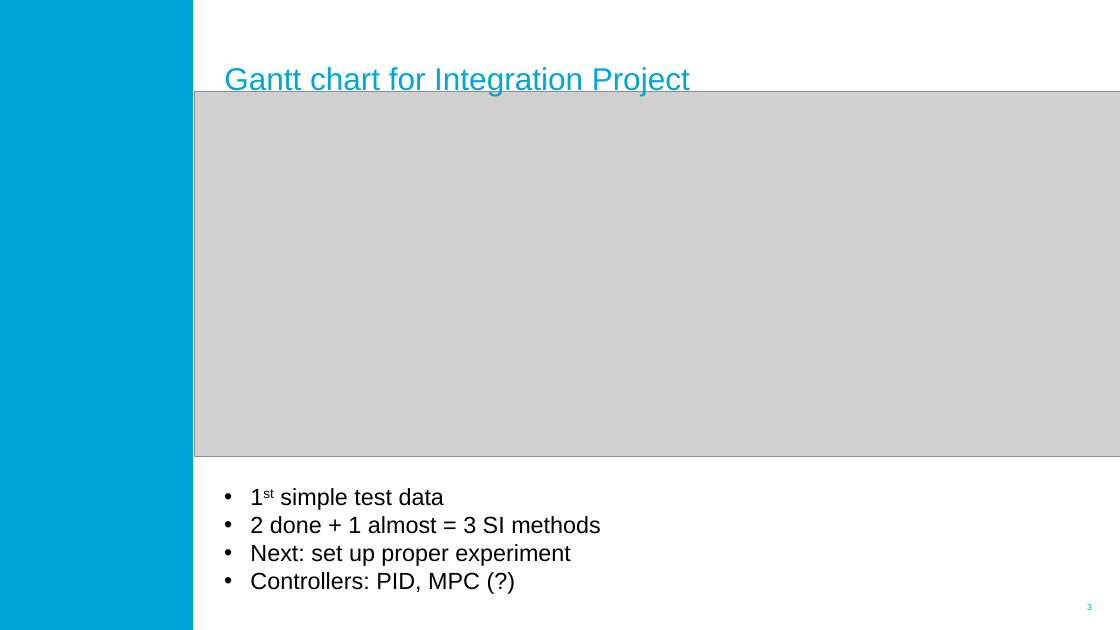
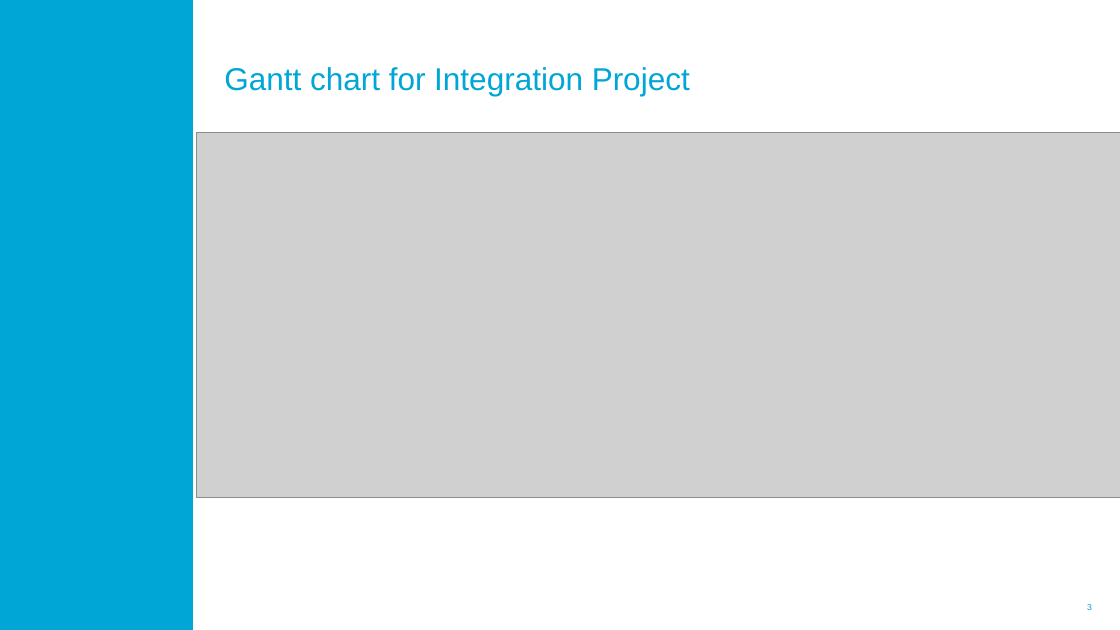
Before and after one commit to Pedebruin/SC42035-Integration-Project, a slide deck: slide 3 of Project/Presentations/1stDiscussion.pptx. Drawn at 1120x630 pixels with LibreOffice and Linux fonts; fonts in the diff are those of the drawing; grey boxes stand for pictures; background and template pictures are left out. Boxes give left, top, right and bottom in pixels: in the first picture for what was removed or moved away, otherwise in the second. Text is boxed around its words. In the diff, an @@ line names an element or a change of style, - is before the commit and + after.

```diff
--- a/Project/Presentations/1stDiscussion.pptx
+++ b/Project/Presentations/1stDiscussion.pptx
@@ picture: place and size @@
-picture at [195, 91, 1120, 456]
+picture at [196, 132, 1120, 497]
@@ text removed at [250, 488, 601, 592] @@
-• 1st simple test data
-• 2 done + 1 almost = 3 SI methods
-• Next: set up proper experiment
-• Controllers: PID, MPC (?)
```
Also in this commit, not shown: 2 other slides changed, 1 other file.
